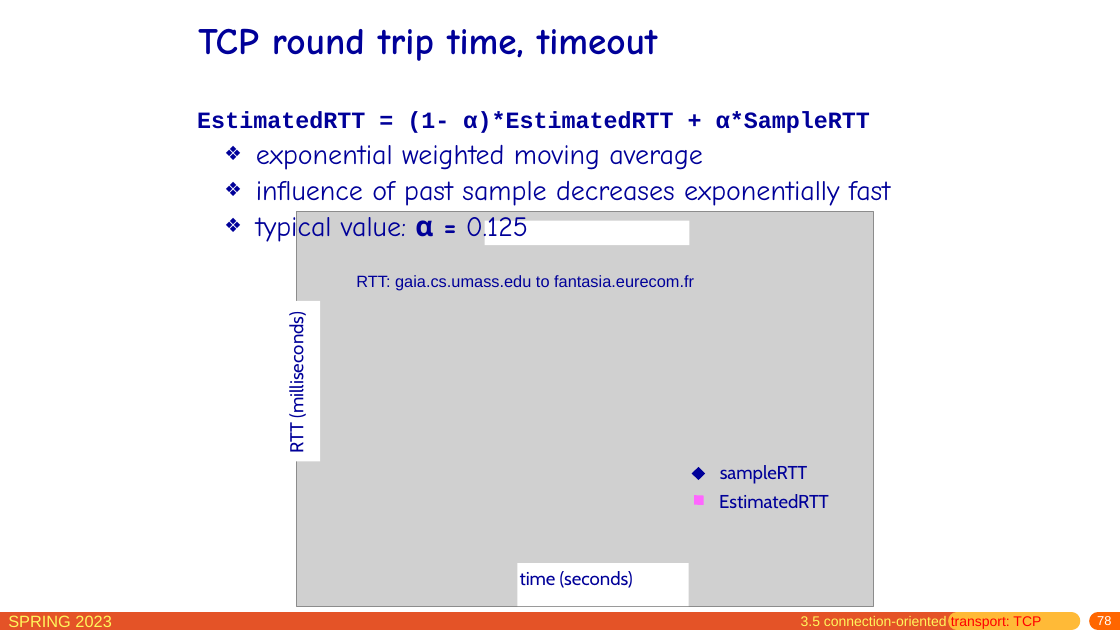
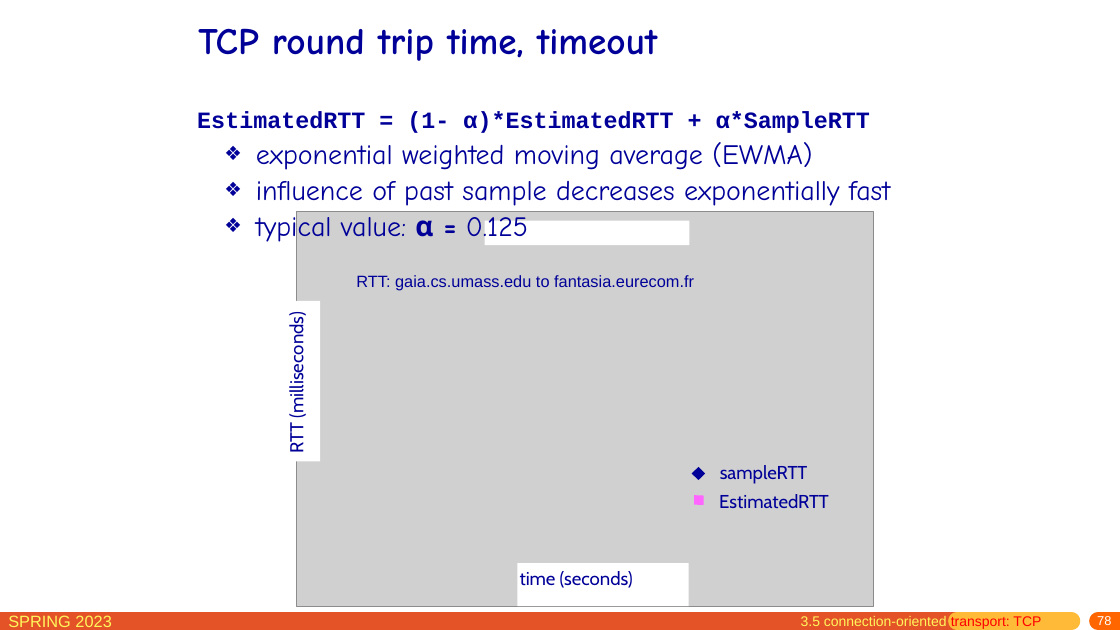
Before and after one commit to network-whu/slides, a slide deck: slide 78 of pptx/chapter3.pptx. Drawn at 1120x630 pixels with LibreOffice and Linux fonts; fonts in the diff are those of the drawing; grey boxes stand for pictures. Boxes give left, top, right and bottom in pixels: in the first picture for what was removed or moved away, otherwise in the second. Text is boxed around its words. In the diff, an @@ line names an element or a change of style, - is before the commit and + after.

Commit message:
minor changes

```diff
--- a/pptx/chapter3.pptx
+++ b/pptx/chapter3.pptx
@@ text at (256,142,812,170): text changed @@
-❖ exponential weighted moving average
+❖ exponential weighted moving average (EWMA)
```
Also in this commit, not shown: 2 other slides changed.
